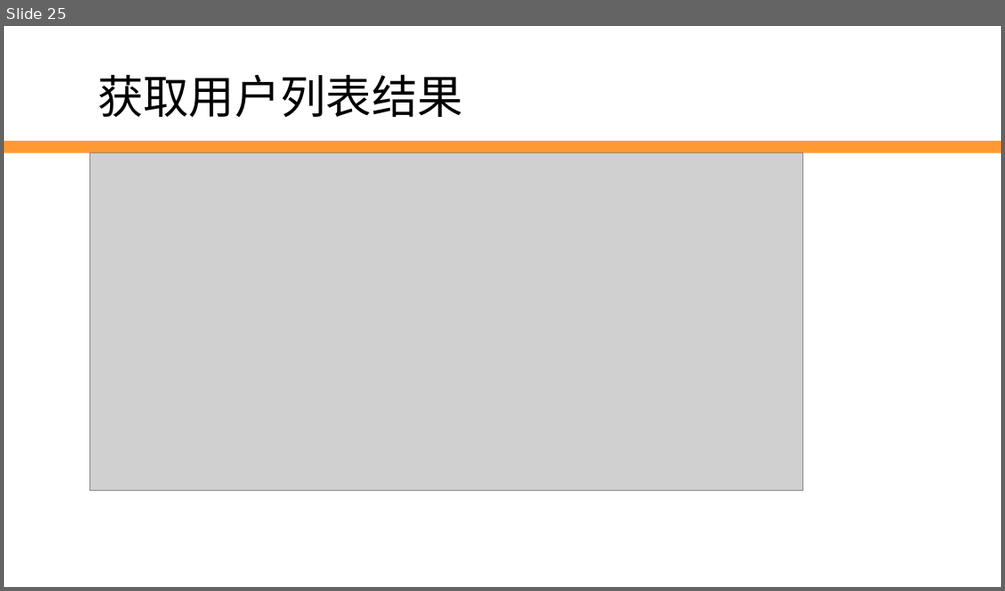
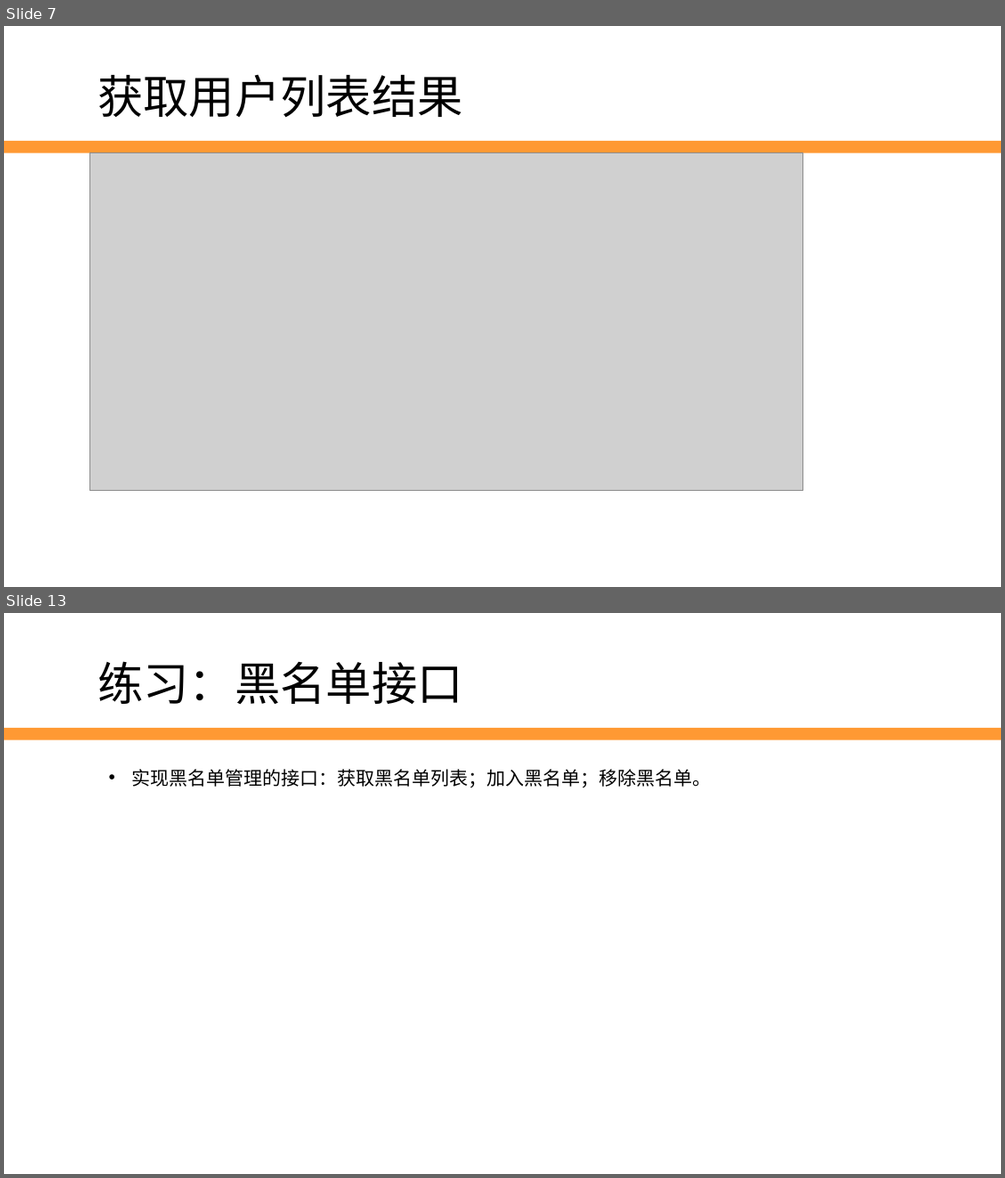
Before and after one commit to edu2act/2017-2018_1st_Wechat_Web_Programming, a slide deck: 课程ppt/第8讲 用户管理.pptx. Shown one above the other, each under a label of ours: slide 25 before the commit, slides 7 and 13 after it; the slides between them are not shown. The pictures are 1005x591 and 1005x1178 pixels, drawn with LibreOffice and Linux fonts; fonts in the diff are those of the drawing; grey boxes stand for pictures; background and template pictures are left out. Boxes give left, top, right and bottom in pixels: in the first picture for what was removed or moved away, otherwise in the second. Text is boxed around its words. In the diff, an @@ line names an element or a change of style, - is before the commit and + after.

```diff
--- a/课程ppt/第8讲 用户管理.pptx
+++ b/课程ppt/第8讲 用户管理.pptx
@@ slide 13 added at (4, 613, 1001, 1174), background #FFFFFF; not listed: 1 template element that a slide beside it also shows @@
@@ text added at (97, 661, 463, 704), 44 pt, text #000000 @@
+练习：黑名单接口
@@ text added at (132, 769, 712, 787), 18 pt, text #000000 @@
+• 实现黑名单管理的接口：获取黑名单列表；加入黑名单；移除黑名单。
@@ what was slide 25 is now slide 7 @@
```
Also in this commit, not shown: 21 slides changed, 2 other slides added.
